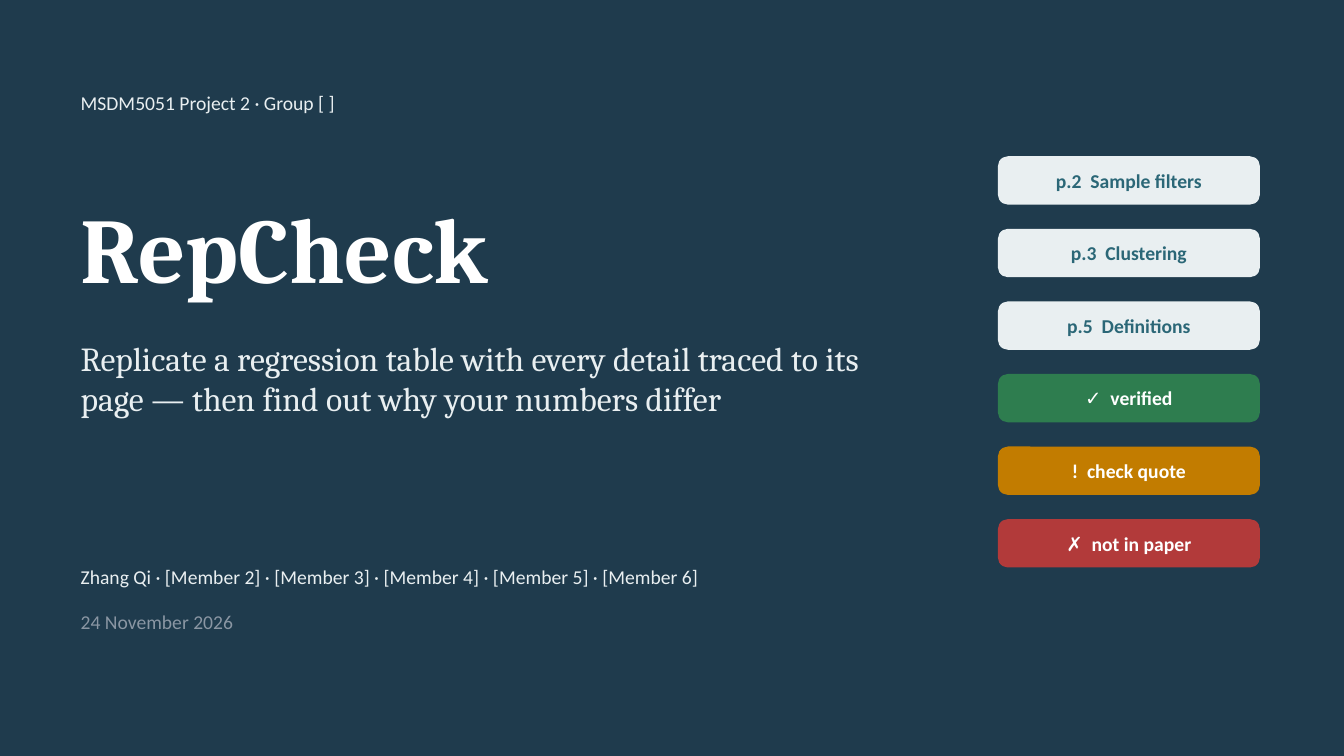
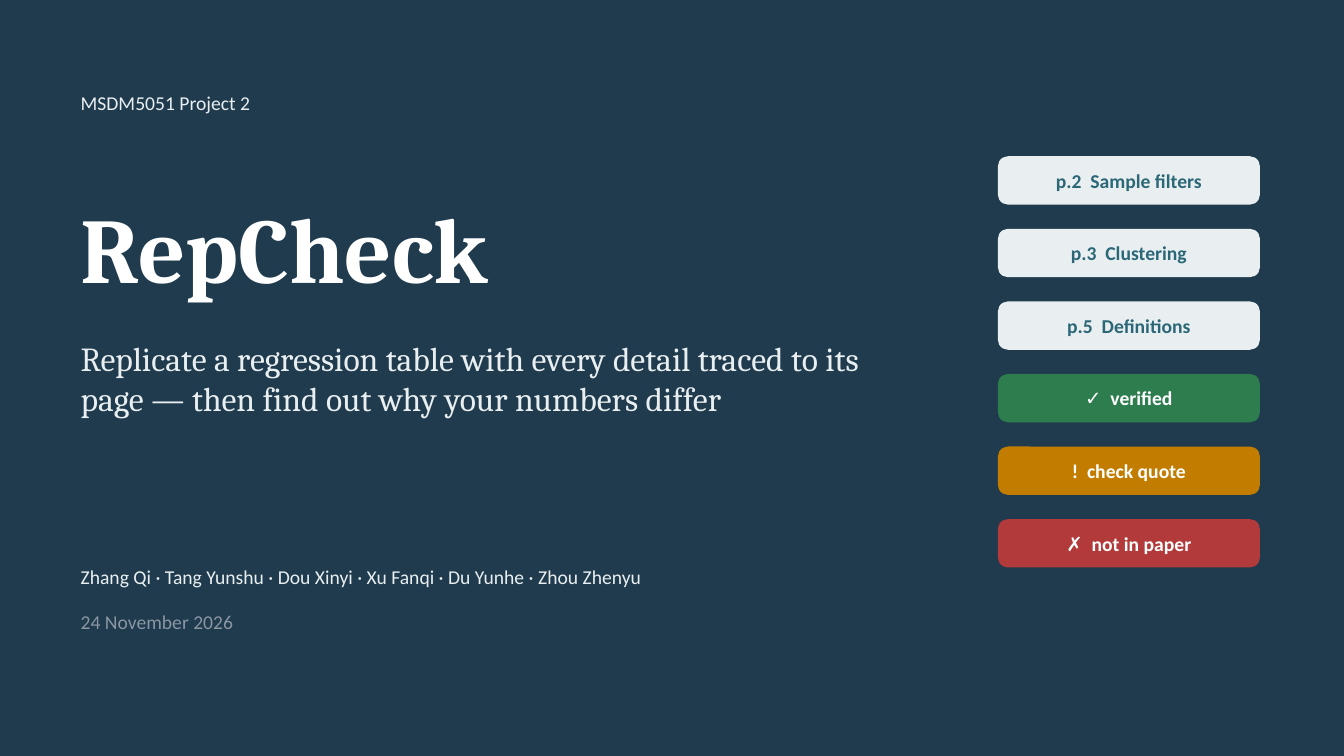
Before and after one commit to ZQ-77777/repcheck, a slide deck: slide 1 of slides/RepCheck_presentation.pptx. Drawn at 1344x756 pixels with LibreOffice and Linux fonts; fonts in the diff are those of the drawing. Boxes give left, top, right and bottom in pixels: in the first picture for what was removed or moved away, otherwise in the second. Text is boxed around its words. In the diff, an @@ line names an element or a change of style, - is before the commit and + after.

```diff
--- a/slides/RepCheck_presentation.pptx
+++ b/slides/RepCheck_presentation.pptx
@@ text at (x1=81, y1=96, x2=250, y2=114): text changed @@
-MSDM5051 Project 2 · Group [ ]
+MSDM5051 Project 2
@@ text at (x1=81, y1=570, x2=641, y2=588): text changed @@
-Zhang Qi · [Member 2] · [Member 3] · [Member 4] · [Member 5] · [Member 6]
+Zhang Qi · Tang Yunshu · Dou Xinyi · Xu Fanqi · Du Yunhe · Zhou Zhenyu
```
Also in this commit, not shown: 5 other slides changed, 51 other files.
